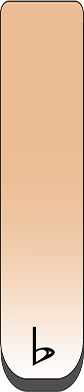
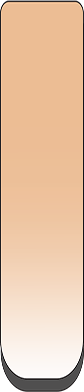
Layer changes from the first w=84, h=392 image to the second:
painted on "Layer 0" over left=32, top=325, right=56, bottom=367
